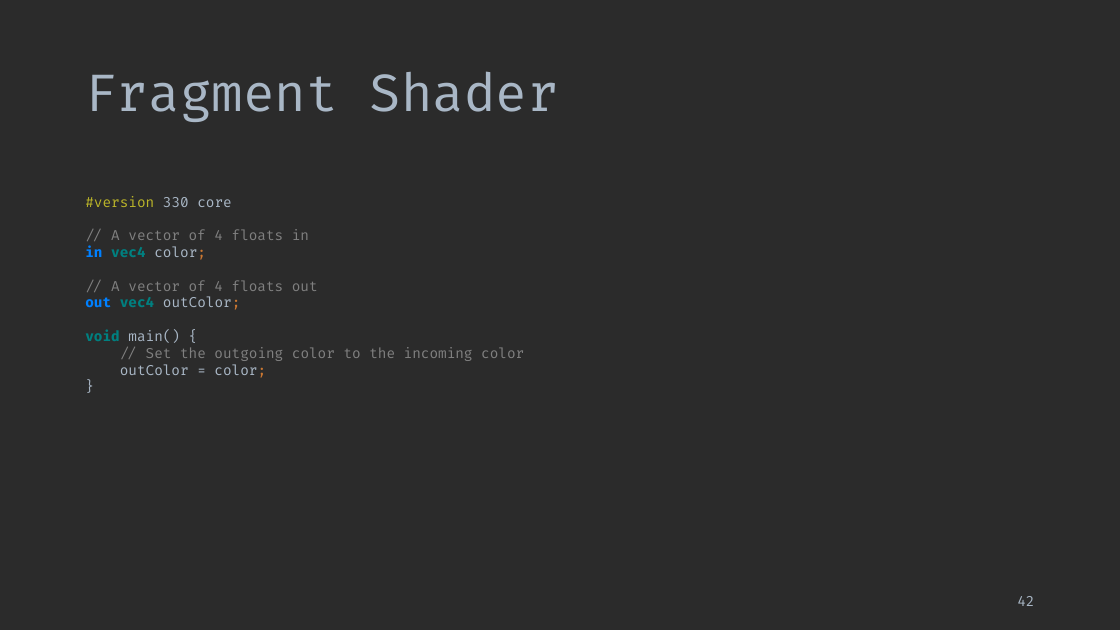
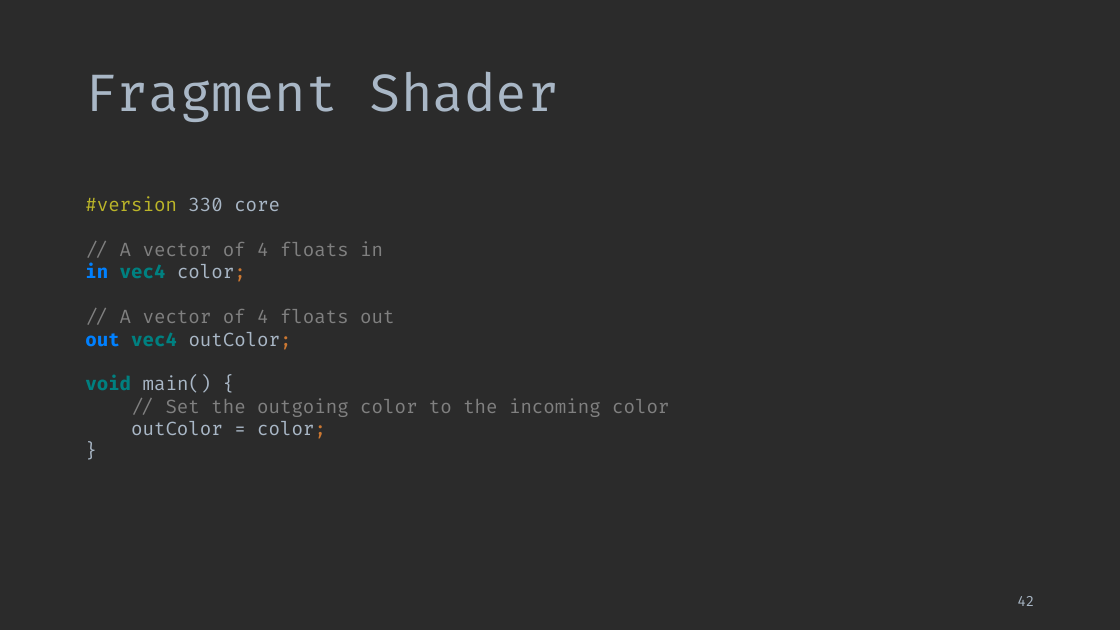
Before and after one commit to ShepherdJerred-homework/seminar-presentation, a slide deck: slide 42 of presentation.pptx. Drawn at 1120x630 pixels with LibreOffice and Linux fonts; fonts in the diff are those of the drawing. Boxes give left, top, right and bottom in pixels: in the first picture for what was removed or moved away, otherwise in the second. Text is boxed around its words. In the diff, an @@ line names an element or a change of style, - is before the commit and + after.

Commit message:
Make code sample font bigger

```diff
--- a/presentation.pptx
+++ b/presentation.pptx
@@ text "#version 330 core // A ..." at bbox=[85, 197, 669, 439]: size 12 to 16 pt @@
```
Also in this commit, not shown: 11 other slides changed.
